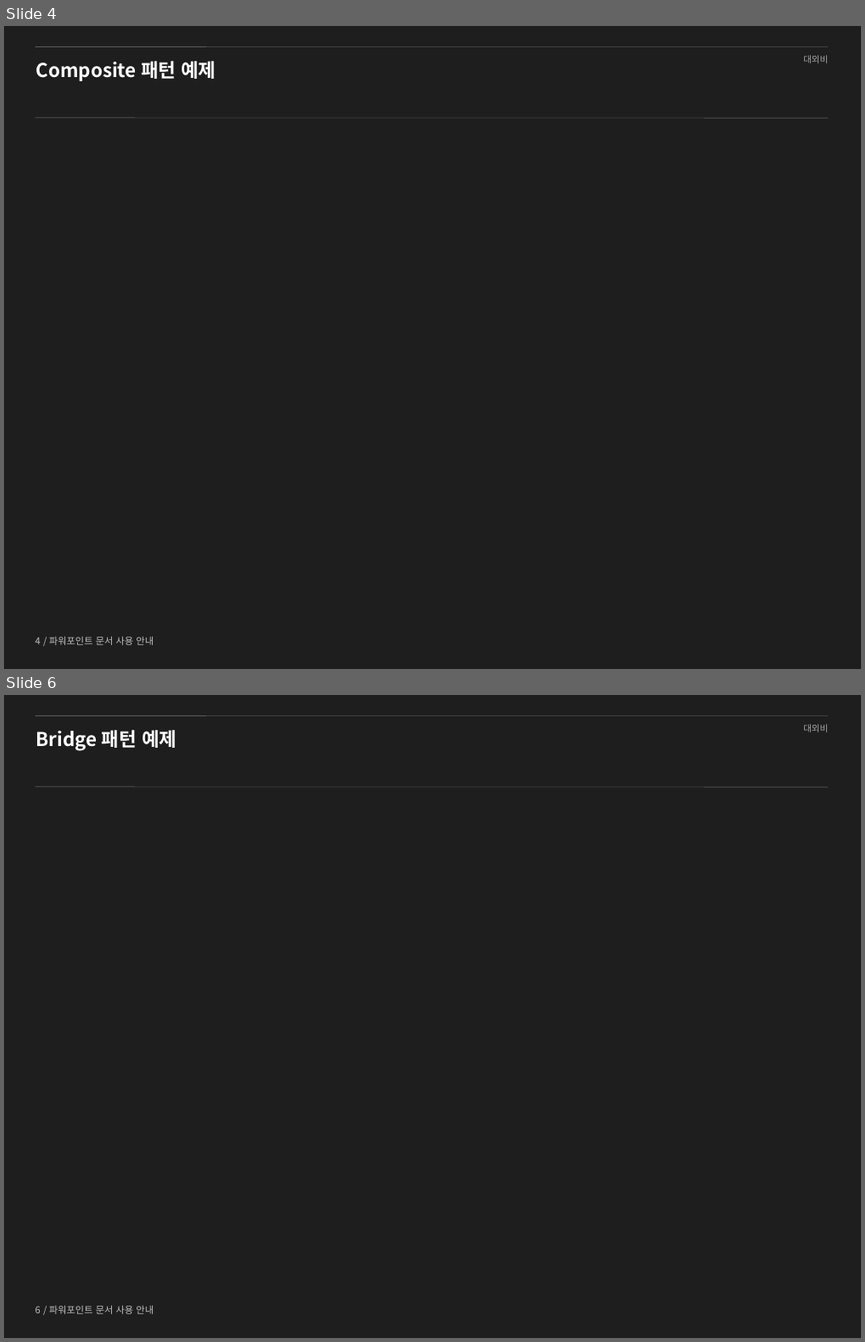
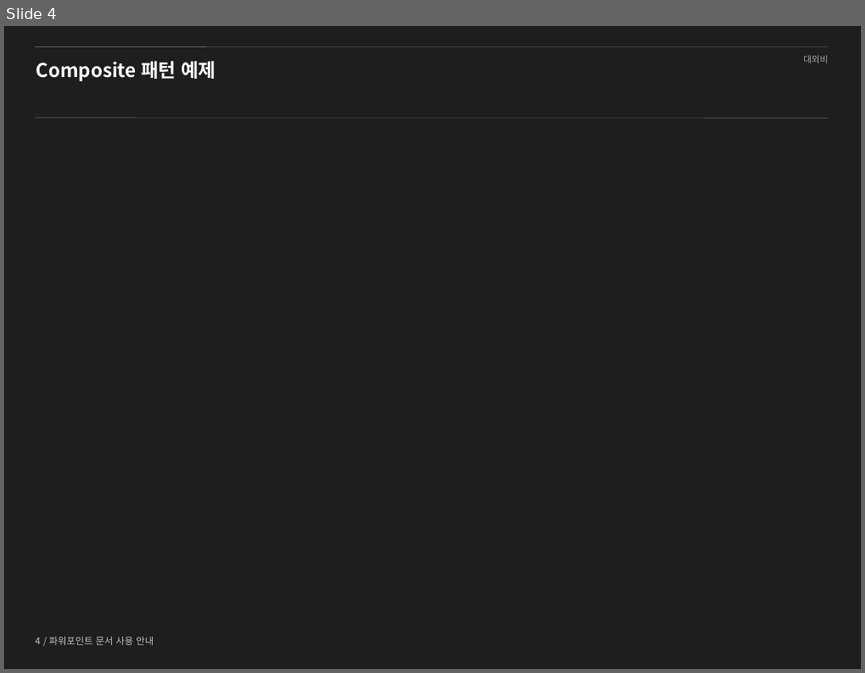
Before and after one commit to shyr/designpattern, a slide deck: src/_ppt/ch11.pptx. Shown one above the other, each under a label of ours: slides 4 and 6 before the commit, slide 4 after it; the slides between them are not shown. The pictures are 865x1342 and 865x673 pixels, drawn with LibreOffice and Linux fonts; fonts in the diff are those of the drawing; background and template pictures are left out. Boxes give left, top, right and bottom in pixels: in the first picture for what was removed or moved away, otherwise in the second. Text is boxed around its words. In the diff, an @@ line names an element or a change of style, - is before the commit and + after.

```diff
--- a/src/_ppt/ch11.pptx
+++ b/src/_ppt/ch11.pptx
@@ slide 6 removed at <box>4,695,861,1338</box>, background #1E1E1E; not listed: 4 template elements that a slide beside it also shows @@
@@ title removed at <box>36,730,177,750</box> @@
-Bridge 패턴 예제
```
Also in this commit, not shown: 1 slide changed, 4 other slides removed, 1 other file.
